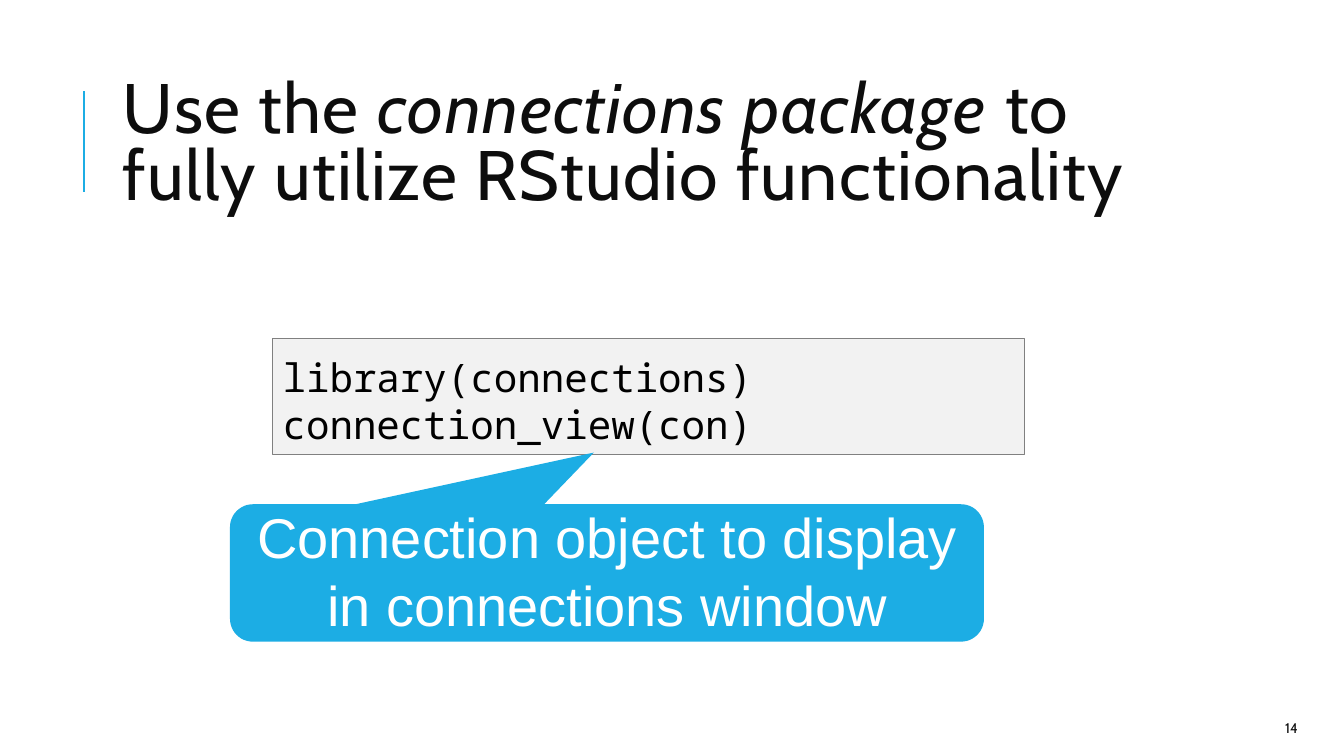
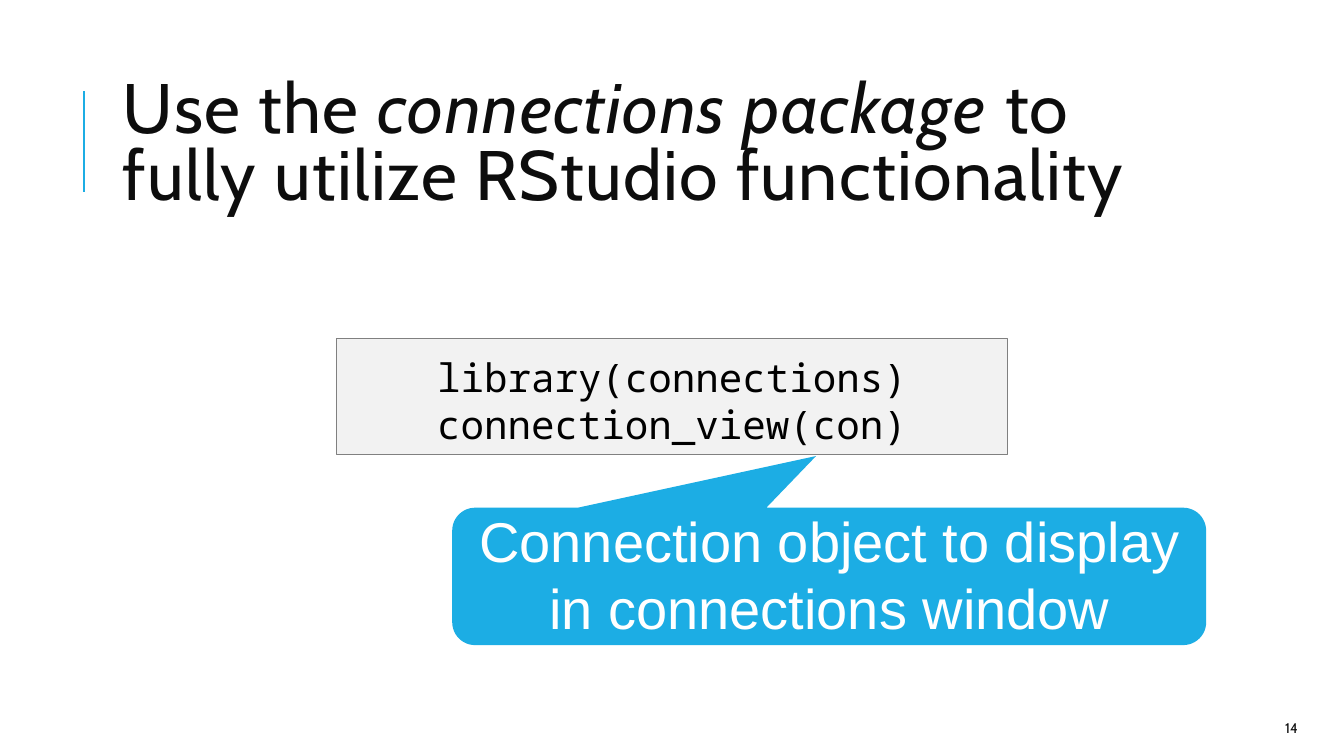
Before and after one commit to amromeo/api_r_int_db_24, a slide deck: slide 14 of presentations/02 - Databases with R.pptx. Drawn at 1344x756 pixels with LibreOffice and Linux fonts; fonts in the diff are those of the drawing. Boxes give left, top, right and bottom in pixels: in the first picture for what was removed or moved away, otherwise in the second. Text is boxed around its words. In the diff, an @@ line names an element or a change of style, - is before the commit and + after.

```diff
--- a/presentations/02 - Databases with R.pptx
+++ b/presentations/02 - Databases with R.pptx
@@ text "library(connections)": place and size @@
-text "library(connections)" at bbox=[283, 362, 753, 446]
+text "library(connections)" at bbox=[437, 362, 907, 446]
@@ text "library(connections)" at bbox=[437, 362, 907, 446]: alignment left to centre @@
@@ rectangle: place and size @@
-rectangle at bbox=[273, 339, 1025, 455]
+rectangle at bbox=[337, 339, 1007, 455]
@@ text "Connection object to display": place and size @@
-text "Connection object to display" at bbox=[257, 517, 957, 627]
+text "Connection object to display" at bbox=[479, 521, 1179, 630]
@@ rounded speech box: place and size @@
-rounded speech box at bbox=[230, 504, 984, 641]
+rounded speech box at bbox=[453, 508, 1207, 645]
```
Also in this commit, not shown: 10 other slides changed, 1 slide added, 1 other file.
